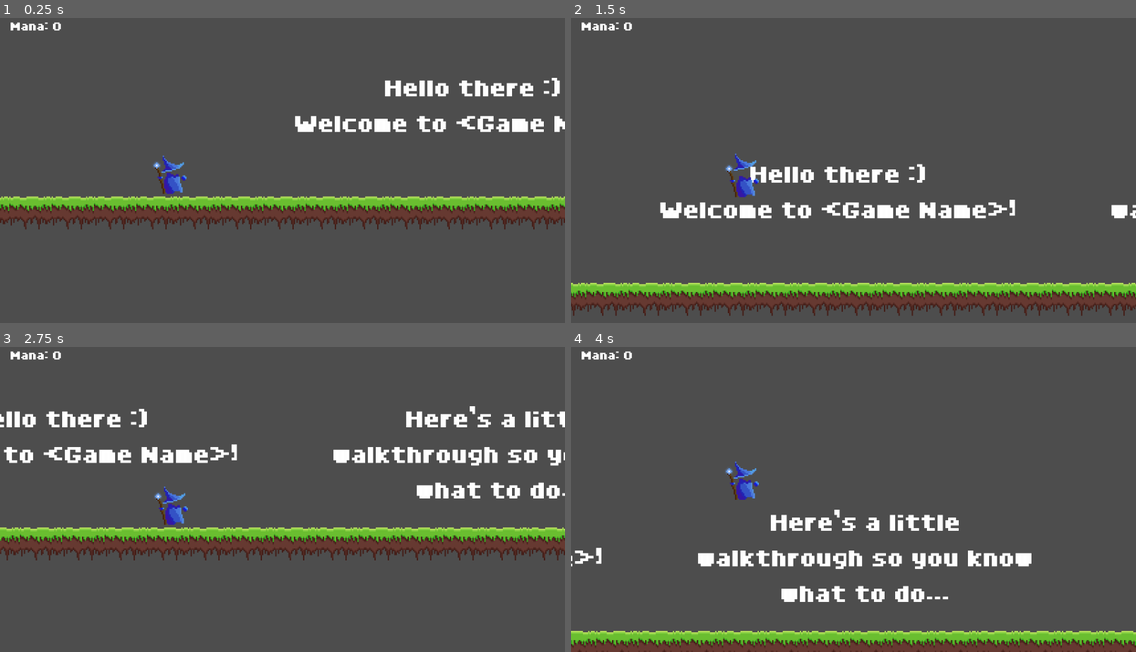
Above: before the commit, frames 1-4 (two rows, left to right).
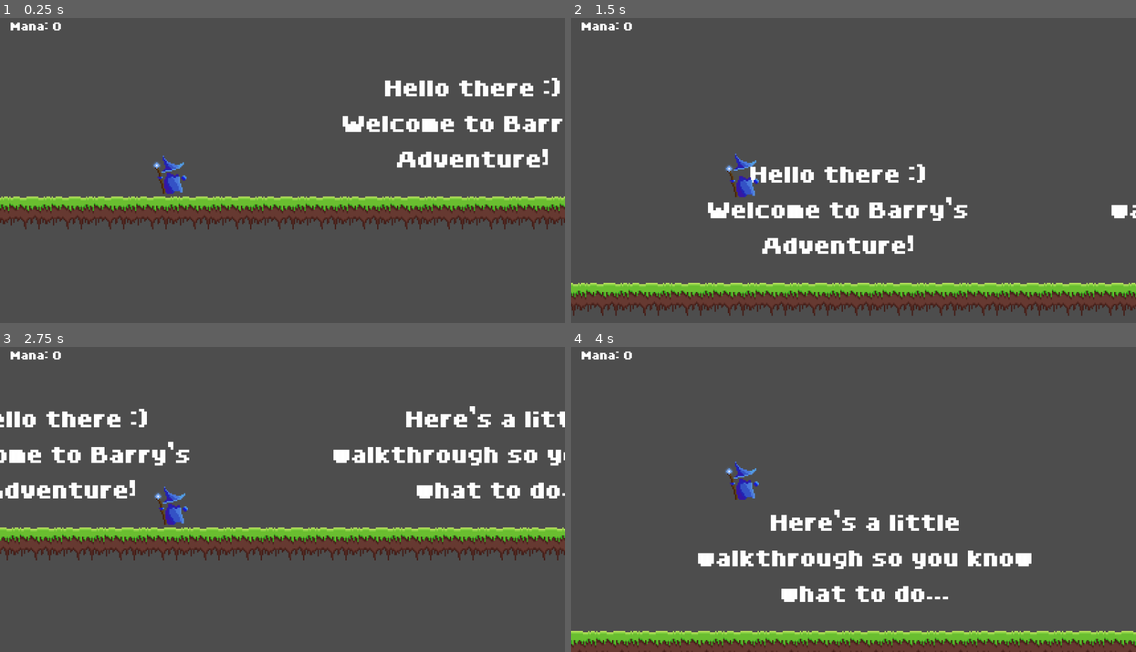
Above: after the commit, the same moments.

Repository: morganlabs-college/barrys-adventure
Game: Godot game, scene res://levels/tutorial/tutorial.tscn
The game is run twice, just before and just after one commit, with the same random seed, the same clock (stepped at 60 frames per second) and the same inputs. This scene is started directly instead of the project's main scene.
Inputs:
- Up to frame 1 (0.25 s): no input
- Up to frame 2 (1.5 s): tap Space (Jump) at 0.77 s
- Up to frame 3 (2.75 s): tap Space (Jump) at 1.52 s
- Up to frame 4 (4 s): tap Space (Jump) at 3.02, 3.77 s

The runs differ from the first frame. In frame 1, 2.2% of the frame differs, in the area x 52-100%, y 32-50%; in frame 2, 2.6%, in the area x 15-79%, y 58-78%; in frame 3, 1.8%; in frame 4, 0.1%.

Commit message:
fix: game name

Diff:
--- a/src/levels/easy.tscn
+++ b/src/levels/easy.tscn
@@ -95,33 +95,3 @@
 
 [node name="LevelEnd" parent="." instance=ExtResource("7_35spu")]
 position = Vector2(5441, -2)
-
-[connection signal="body_entered" from="Environment/Items/Mana" to="Environment/Items/Mana" method="_on_body_entered"]
-[connection signal="body_entered" from="Environment/Items/@Area2D@27041" to="Environment/Items/@Area2D@27041" method="_on_body_entered"]
-[connection signal="body_entered" from="Environment/Items/@Area2D@27042" to="Environment/Items/@Area2D@27042" method="_on_body_entered"]
-[connection signal="body_entered" from="Environment/Items/@Area2D@27043" to="Environment/Items/@Area2D@27043" method="_on_body_entered"]
-[connection signal="body_entered" from="Environment/Items/@Area2D@27044" to="Environment/Items/@Area2D@27044" method="_on_body_entered"]
-[connection signal="body_entered" from="Environment/Items/@Area2D@27045" to="Environment/Items/@Area2D@27045" method="_on_body_entered"]
-[connection signal="body_entered" from="Environment/Items/@Area2D@27046" to="Environment/Items/@Area2D@27046" method="_on_body_entered"]
-[connection signal="body_entered" from="Environment/Items/@Area2D@27047" to="Environment/Items/@Area2D@27047" method="_on_body_entered"]
-[connection signal="body_entered" from="Environment/Items/@Area2D@27048" to="Environment/Items/@Area2D@27048" method="_on_body_entered"]
-[connection signal="body_entered" from="Environment/Items/@Area2D@27049" to="Environment/Items/@Area2D@27049" method="_on_body_entered"]
-[connection signal="body_entered" from="Environment/Items/@Area2D@27050" to="Environment/Items/@Area2D@27050" method="_on_body_entered"]
-[connection signal="body_entered" from="Environment/Items/@Area2D@27051" to="Environment/Items/@Area2D@27051" method="_on_body_entered"]
-[connection signal="body_entered" from="Environment/Items/@Area2D@27052" to="Environment/Items/@Area2D@27052" method="_on_body_entered"]
-[connection signal="body_entered" from="Environment/Items/@Area2D@27053" to="Environment/Items/@Area2D@27053" method="_on_body_entered"]
-[connection signal="body_entered" from="Environment/Items/@Area2D@27054" to="Environment/Items/@Area2D@27054" method="_on_body_entered"]
-[connection signal="body_entered" from="Environment/Items/@Area2D@27055" to="Environment/Items/@Area2D@27055" method="_on_body_entered"]
-[connection signal="body_entered" from="Environment/Items/@Area2D@27056" to="Environment/Items/@Area2D@27056" method="_on_body_entered"]
-[connection signal="body_entered" from="Environment/Items/@Area2D@27057" to="Environment/Items/@Area2D@27057" method="_on_body_entered"]
-[connection signal="body_entered" from="Environment/Items/@Area2D@27058" to="Environment/Items/@Area2D@27058" method="_on_body_entered"]
-[connection signal="body_entered" from="Environment/Items/@Area2D@27059" to="Environment/Items/@Area2D@27059" method="_on_body_entered"]
-[connection signal="body_entered" from="Environment/Items/@Area2D@27060" to="Environment/Items/@Area2D@27060" method="_on_body_entered"]
-[connection signal="body_entered" from="Environment/Items/@Area2D@27061" to="Environment/Items/@Area2D@27061" method="_on_body_entered"]
-[connection signal="body_entered" from="Environment/Items/@Area2D@27062" to="Environment/Items/@Area2D@27062" method="_on_body_entered"]
-[connection signal="body_entered" from="Environment/Items/@Area2D@27063" to="Environment/Items/@Area2D@27063" method="_on_body_entered"]
-[connection signal="body_entered" from="Environment/Items/@Area2D@27064" to="Environment/Items/@Area2D@27064" method="_on_body_entered"]
-[connection signal="body_entered" from="Environment/Items/@Area2D@27065" to="Environment/Items/@Area2D@27065" method="_on_body_entered"]
-[connection signal="body_entered" from="Environment/Items/@Area2D@27066" to="Environment/Items/@Area2D@27066" method="_on_body_entered"]
-[connection signal="body_entered" from="Environment/Items/@Area2D@27067" to="Environment/Items/@Area2D@27067" method="_on_body_entered"]
-[connection signal="body_entered" from="Environment/Items/@Area2D@27068" to="Environment/Items/@Area2D@27068" method="_on_body_entered"]
--- a/src/levels/tutorial/tutorial.tscn
+++ b/src/levels/tutorial/tutorial.tscn
@@ -53,7 +53,7 @@
 offset_bottom = 51.0
 theme_override_font_sizes/font_size = 64
 text = "Hello there :)
-Welcome to <Game Name>!"
+Welcome to Barry's Adventure!"
 horizontal_alignment = 1
 autowrap_mode = 3
 
@@ -178,3 +178,5 @@
 
 [node name="LevelEnd" parent="." instance=ExtResource("8_xhrjp")]
 position = Vector2(3129, 0)
+
+[connection signal="body_entered" from="Environment/Ground/Mana" to="Environment/Ground/Mana" method="_on_body_entered"]
--- a/src/project.godot
+++ b/src/project.godot
@@ -10,9 +10,12 @@
 
 [application]
 
-config/name="Running Game"
+config/name="Barry's Adventure"
 run/main_scene="res://screens/main_menu/main_menu.tscn"
 config/features=PackedStringArray("4.3", "Forward Plus")
+boot_splash/show_image=false
+boot_splash/fullsize=false
+boot_splash/use_filter=false
 config/icon="res://icon.svg"
 
 [display]
